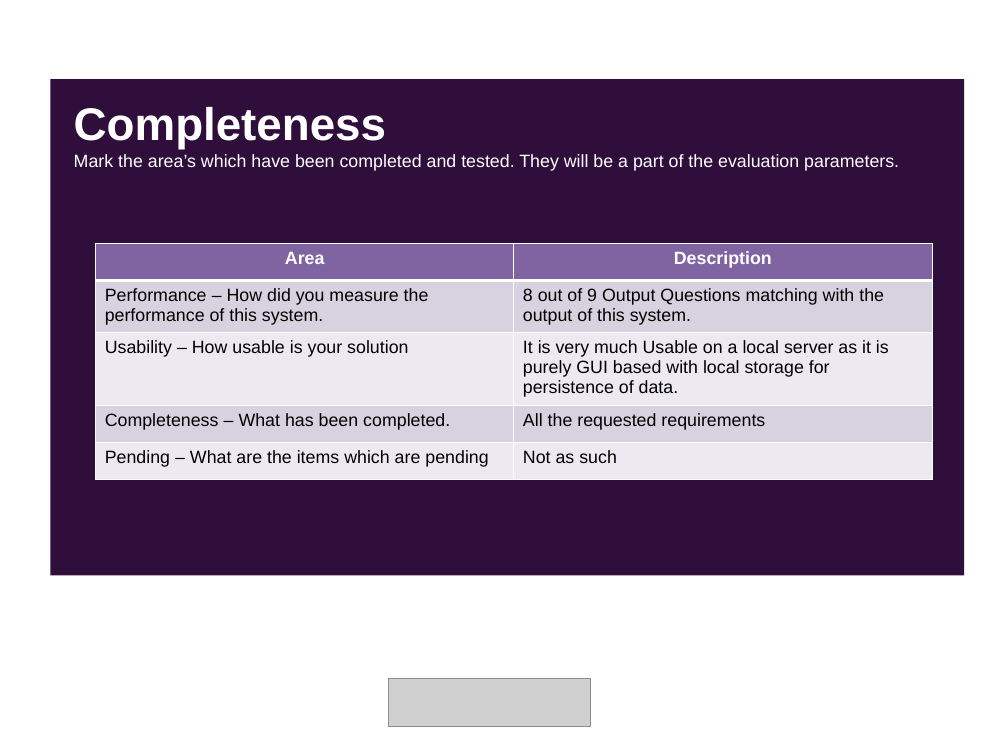
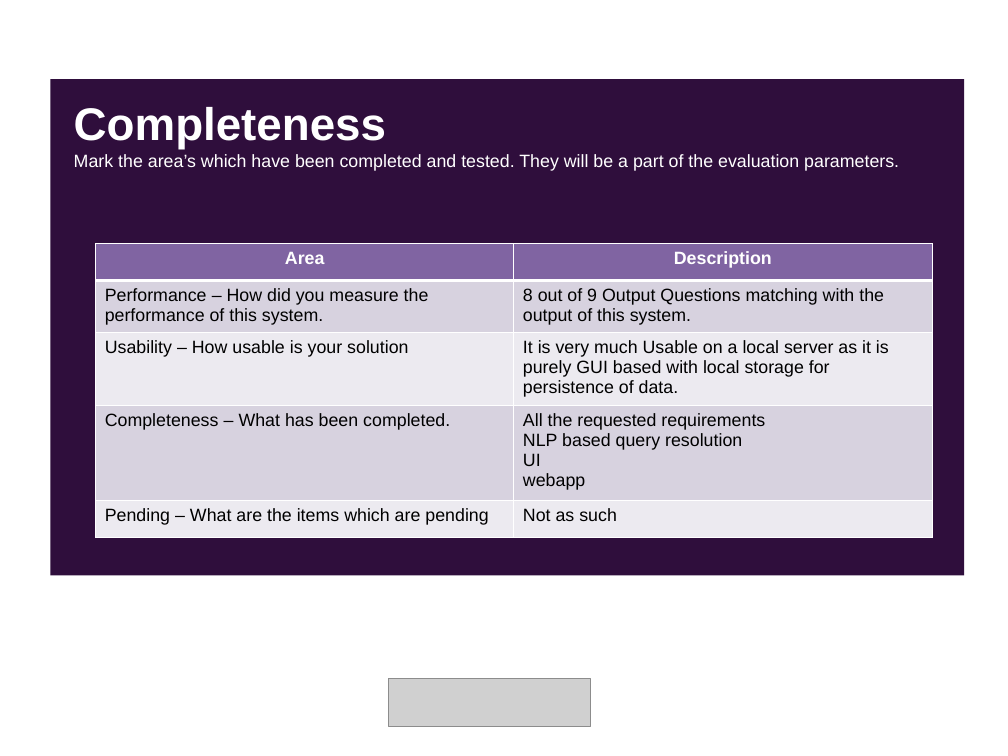
Before and after one commit to Snehashish30/NLP_chatbot, a slide deck: slide 13 of SolutionPresentation.pptx. Drawn at 1008x756 pixels with LibreOffice and Linux fonts; fonts in the diff are those of the drawing; grey boxes stand for pictures. Boxes give left, top, right and bottom in pixels: in the first picture for what was removed or moved away, otherwise in the second. Text is boxed around its words. In the diff, an @@ line names an element or a change of style, - is before the commit and + after.

```diff
--- a/SolutionPresentation.pptx
+++ b/SolutionPresentation.pptx
@@ table at (x1=96, y1=243, x2=932, y2=537) @@
-row 4, column 2: All the requested requirements
+row 4, column 2: All the requested requirements / NLP based query resolution / UI / webapp
```
Also in this commit, not shown: 3 other slides changed, 13 other files.
